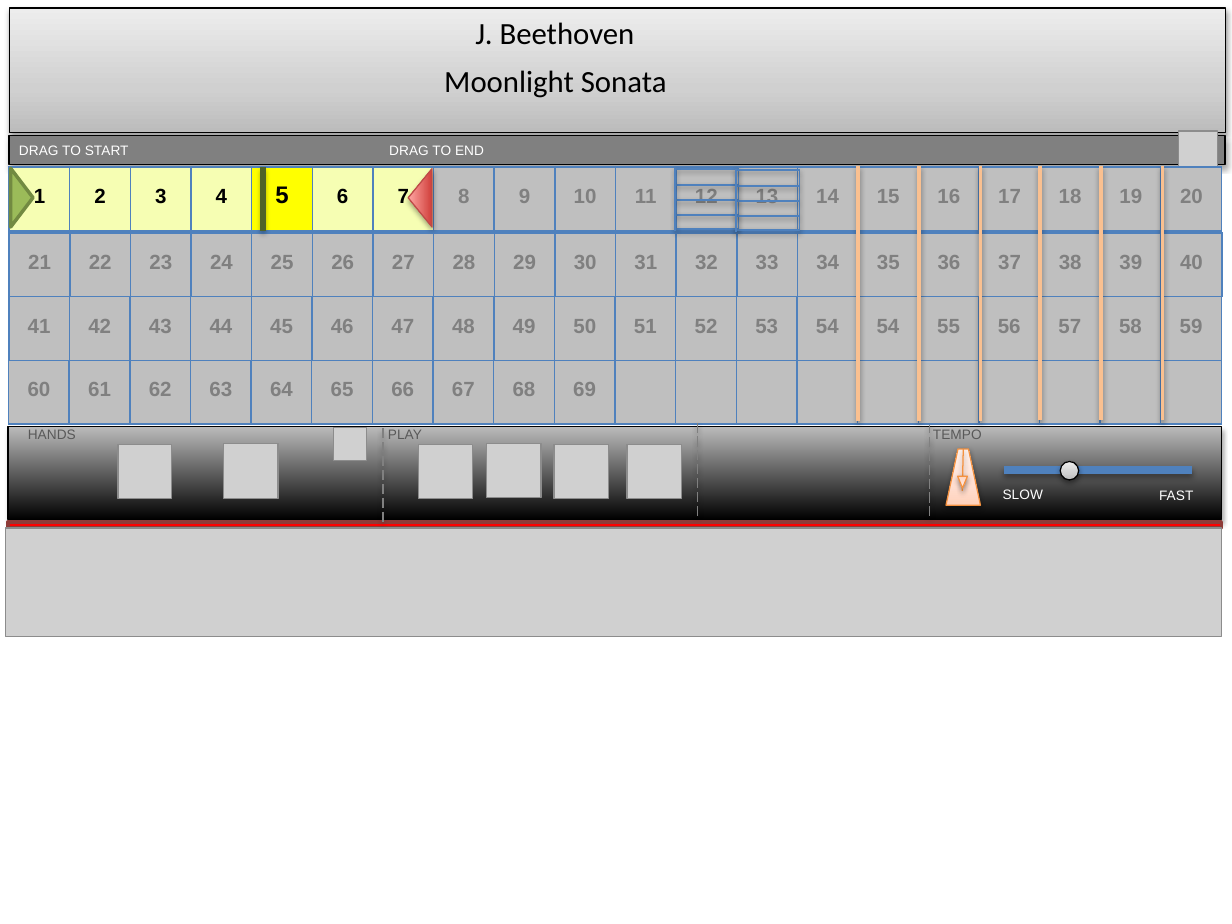
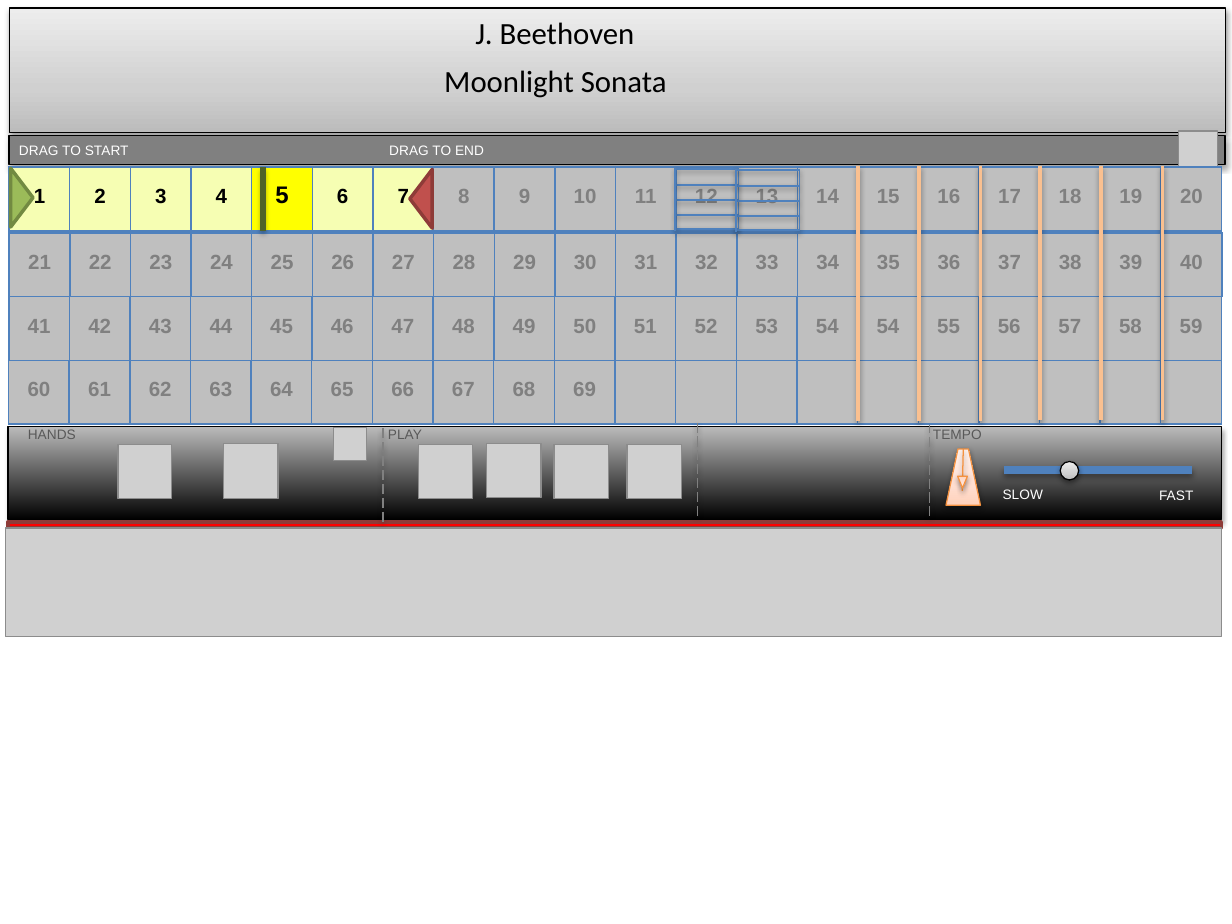
Before and after one commit to etayki/heyDude, a slide deck: slide 1 of GraphicDesign.pptx. Drawn at 1232x924 pixels with LibreOffice and Linux fonts; fonts in the diff are those of the drawing; grey boxes stand for pictures. Boxes give left, top, right and bottom in pixels: in the first picture for what was removed or moved away, otherwise in the second. Text is boxed around its words. In the diff, an @@ line names an element or a change of style, - is before the commit and + after.

```diff
--- a/GraphicDesign.pptx
+++ b/GraphicDesign.pptx
@@ triangle at [410, 169, 432, 228]: fill gradient #D1403C to #FFA6A5 to #C0504D; outline #BF4C48 0.75 pt to #8E3B39 2 pt; shadow off @@
```
Also in this commit, not shown: 3 other files.
